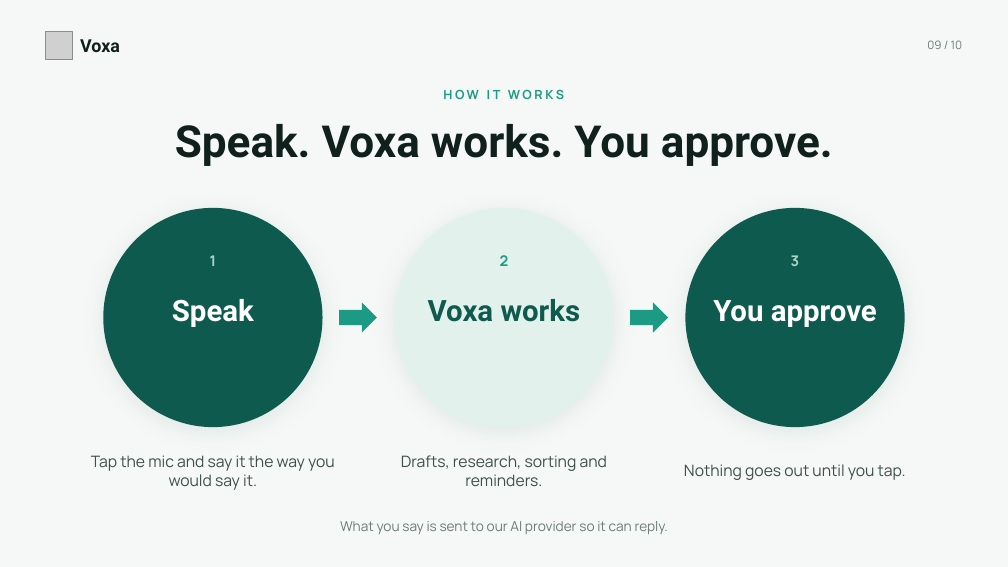
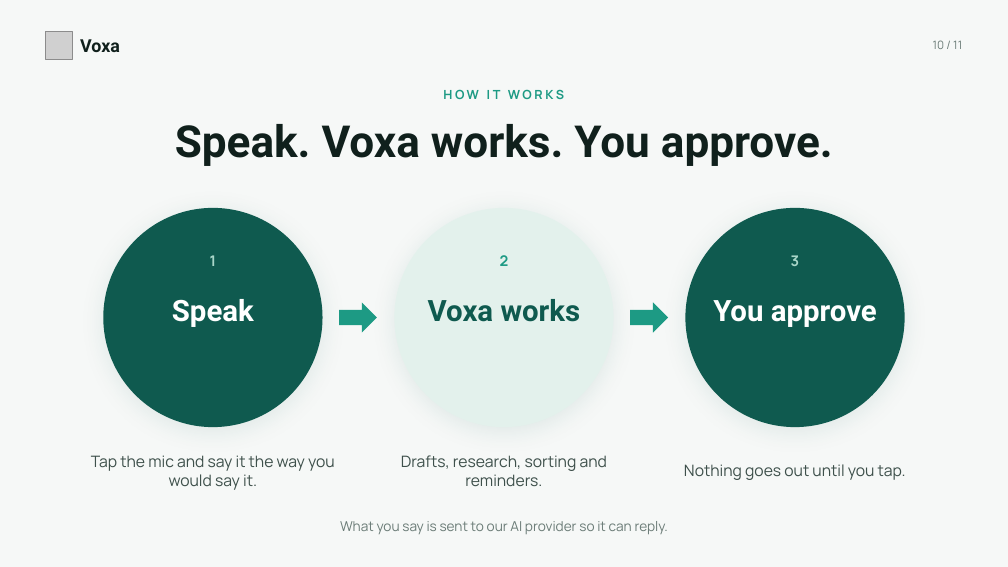
Before and after one commit to eriqbre/voxa-site, a slide deck: slide 10 of pitch/voxa-pitch.pptx (slide 9 before the commit). Drawn at 1008x567 pixels with LibreOffice and Linux fonts; fonts in the diff are those of the drawing; grey boxes stand for pictures. Boxes give left, top, right and bottom in pixels: in the first picture for what was removed or moved away, otherwise in the second. Text is boxed around its words. In the diff, an @@ line names an element or a change of style, - is before the commit and + after.

```diff
--- a/pitch/voxa-pitch.pptx
+++ b/pitch/voxa-pitch.pptx
@@ text at bbox=[933, 40, 962, 49]: text changed @@
-09 / 10
+10 / 11
```
Also in this commit, not shown: 7 other slides changed, 1 slide added, 18 other files.
